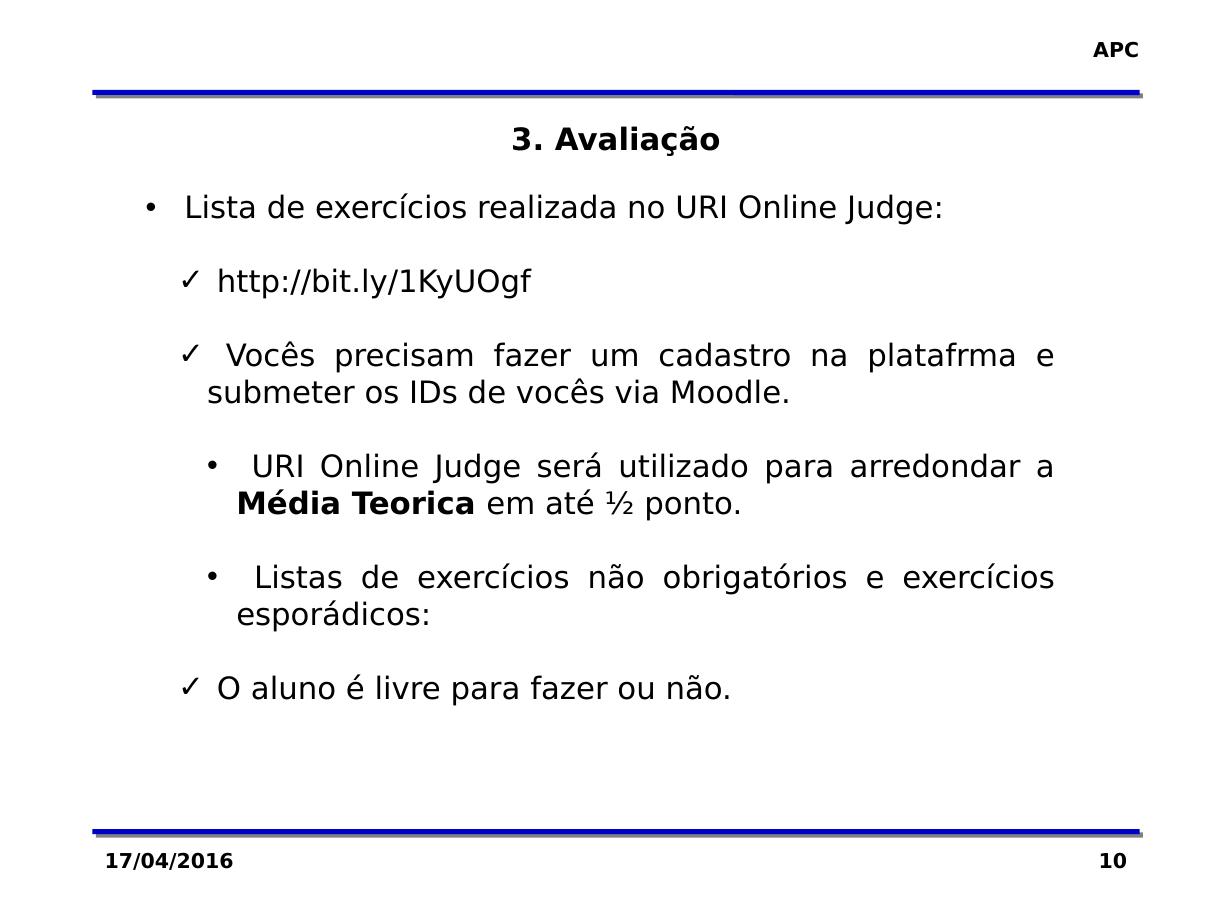
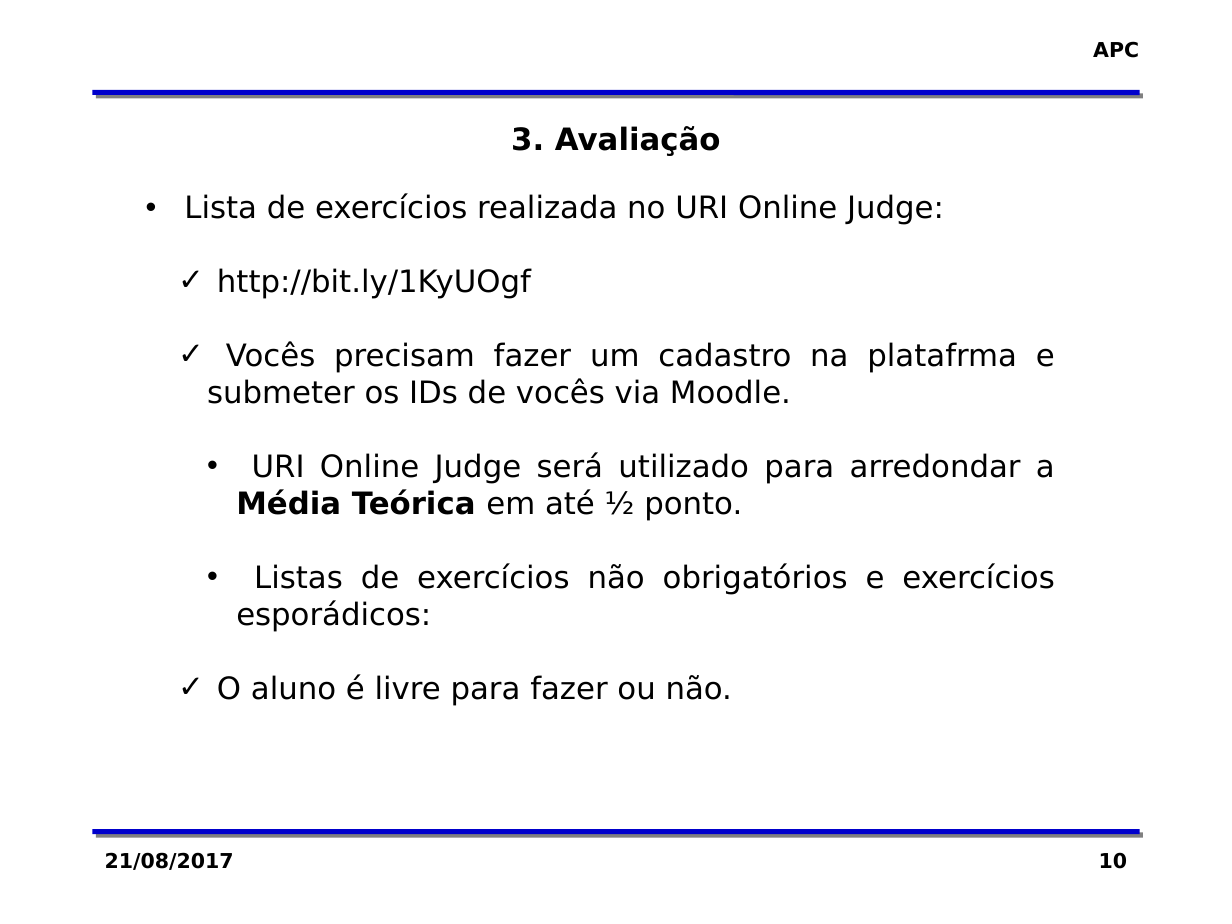
Before and after one commit to zaghetto/Algoritmos, a slide deck: slide 10 of MÓDULOS DE AULA/Módulo 00 - Apresentação da Disciplina_GERAL.pptx. Drawn at 1232x924 pixels with LibreOffice and Linux fonts; fonts in the diff are those of the drawing; background and template pictures are left out. Boxes give left, top, right and bottom in pixels: in the first picture for what was removed or moved away, otherwise in the second. Text is boxed around its words. In the diff, an @@ line names an element or a change of style, - is before the commit and + after.

Commit message:
Fix typo

```diff
--- a/MÓDULOS DE AULA/Módulo 00 - Apresentação da Disciplina_GERAL.pptx
+++ b/MÓDULOS DE AULA/Módulo 00 - Apresentação da Disciplina_GERAL.pptx
@@ text at [236,452,1055,521]: text changed @@
-• URI Online Judge será utilizado para arredondar a Média Teorica em até ½ ponto.
+• URI Online Judge será utilizado para arredondar a Média Teórica em até ½ ponto.
@@ text at [105,852,234,870]: text changed @@
-17/04/2016
+21/08/2017
```
Also in this commit, not shown: 12 other slides changed.
